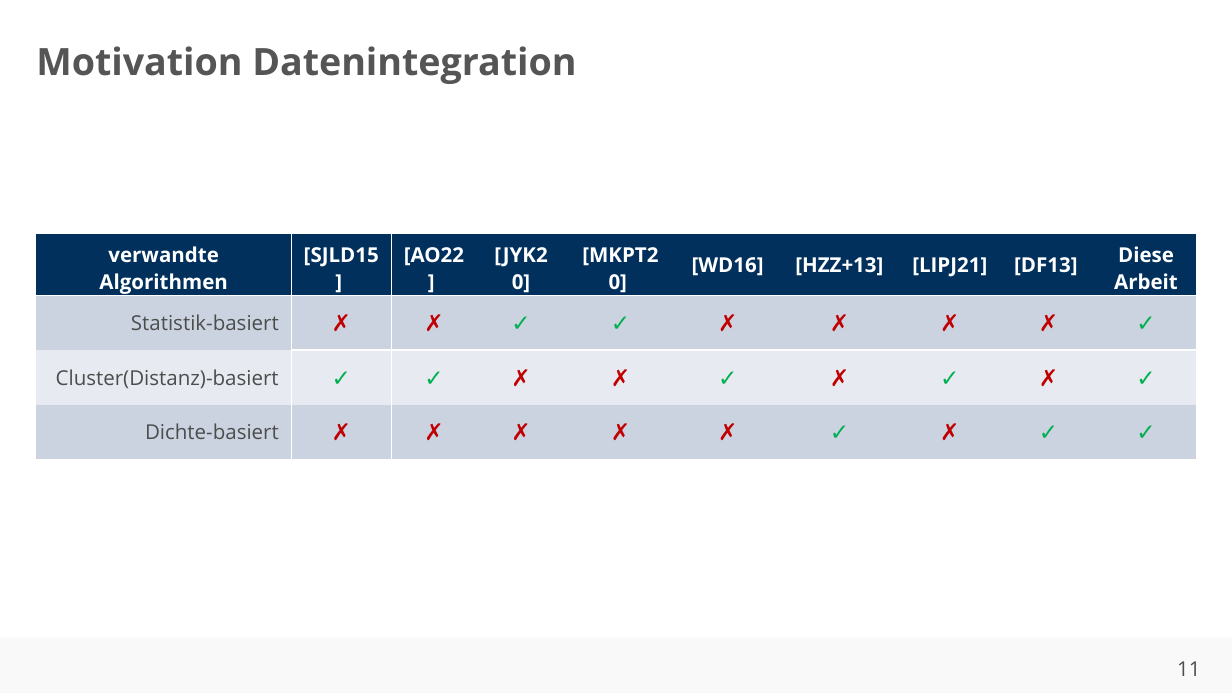
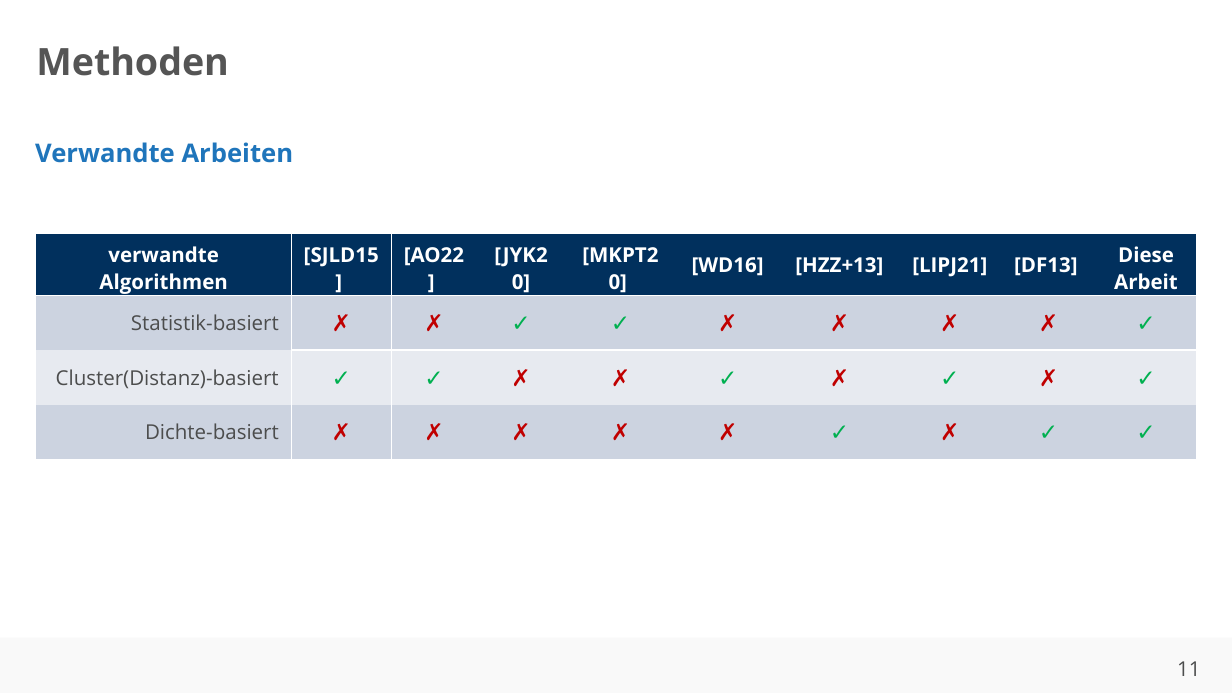
Before and after one commit to ahndavin/Abschlussarbeit_Bachelor, a slide deck: slide 11 of Kolloquium/Kolloquium.pptx. Drawn at 1232x693 pixels with LibreOffice and Linux fonts; fonts in the diff are those of the drawing; background and template pictures are left out. Boxes give left, top, right and bottom in pixels: in the first picture for what was removed or moved away, otherwise in the second. Text is boxed around its words. In the diff, an @@ line names an element or a change of style, - is before the commit and + after.

```diff
--- a/Kolloquium/Kolloquium.pptx
+++ b/Kolloquium/Kolloquium.pptx
@@ title at (x1=36, y1=46, x2=229, y2=76): text changed @@
-Motivation Datenintegration
+Methoden
@@ text added at (x1=35, y1=142, x2=294, y2=163), 15 pt, text #1F75BB, bold @@
+Verwandte Arbeiten
```
Also in this commit, not shown: 6 other slides changed, 4 slides added, 2 slides removed, 1 other file.
